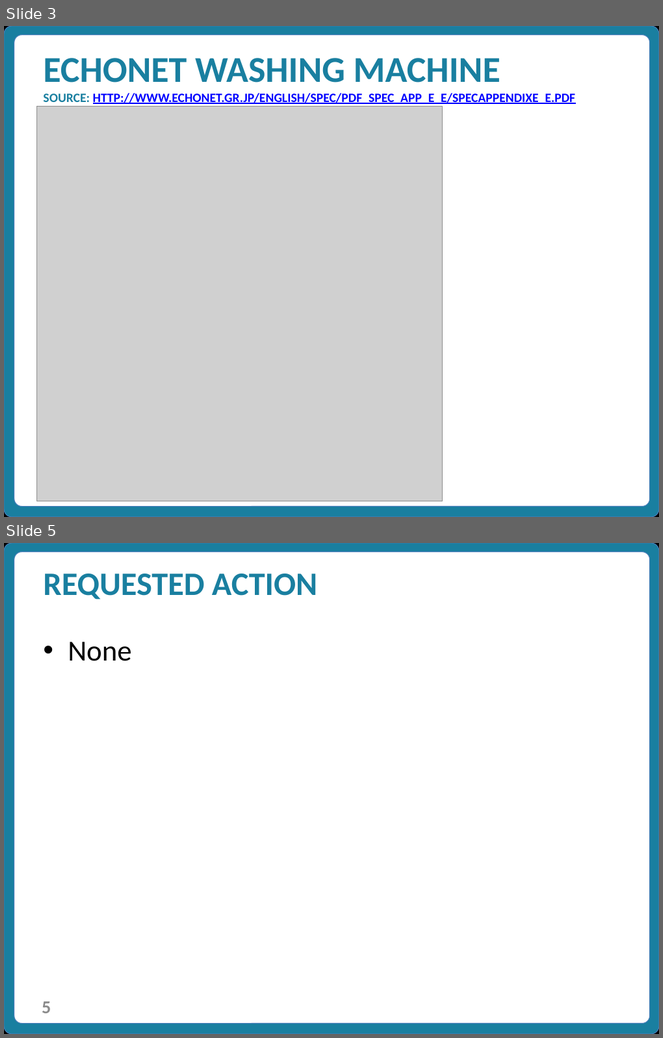
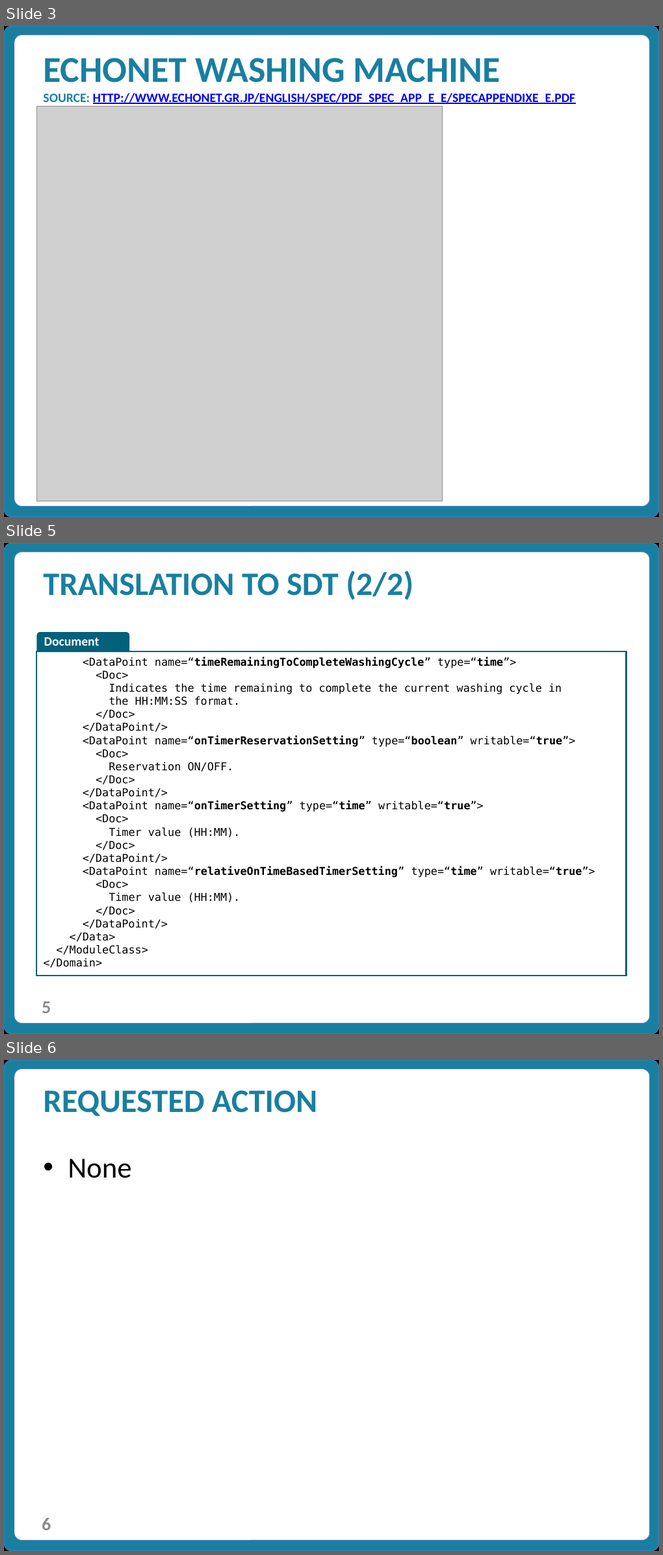
Before and after one commit to Homegateway/SmartDeviceTemplate, a slide deck: proposals/Data Model Mapping to SDT, example Echonet Washing Machine.pptx. Shown one above the other, each under a label of ours: slides 3 and 5 before the commit, slides 3, 5 and 6 after it; the slides between them are not shown. The pictures are 663x1038 and 663x1555 pixels, drawn with LibreOffice and Linux fonts; fonts in the diff are those of the drawing; grey boxes stand for pictures; background and template pictures are left out. Boxes give left, top, right and bottom in pixels: in the first picture for what was removed or moved away, otherwise in the second. Text is boxed around its words. In the diff, an @@ line names an element or a change of style, - is before the commit and + after.

```diff
--- a/proposals/Data Model Mapping to SDT, example Echonet Washing Machine.pptx
+++ b/proposals/Data Model Mapping to SDT, example Echonet Washing Machine.pptx
@@ slide 5 added at bbox=[4, 543, 659, 1034], background #000000; not listed: 3 template elements that a slide beside it also shows @@
@@ title added at bbox=[43, 570, 414, 600], 36 pt, text #197FA0, bold @@
+TRANSLATION TO SDT (2/2)
@@ round same rect added at bbox=[36, 632, 130, 652], fill #04617B, 14 pt, text #FFFFFF, bold @@
+Document
@@ rectangle added at bbox=[36, 652, 627, 976], outline #04617B 1.5 pt, 12 pt, text #000000 @@
+<DataPoint name=“timeRemainingToCompleteWashingCycle” type=“time”>
+<Doc>
+Indicates the time remaining to complete the current washing cycle in
+the HH:MM:SS format.
+</Doc>
+</DataPoint/>
+<DataPoint name=“onTimerReservationSetting” type=“boolean” writable=“true”>
+<Doc>
+Reservation ON/OFF.
+</Doc>
+</DataPoint/>
+<DataPoint name=“onTimerSetting” type=“time” writable=“true”>
+<Doc>
+Timer value (HH:MM).
+</Doc>
+</DataPoint/>
+<DataPoint name=“relativeOnTimeBasedTimerSetting” type=“time” writable=“true”>
+<Doc>
+Timer value (HH:MM).
+</Doc>
+</DataPoint/>
+</Data>
+</ModuleClass>
+</Domain>
@@ what was slide 5 is now slide 6 @@
@@ page number at bbox=[42, 1518, 51, 1531]: text changed @@
-5
+6
```
Also in this commit, not shown: 2 slides changed.
